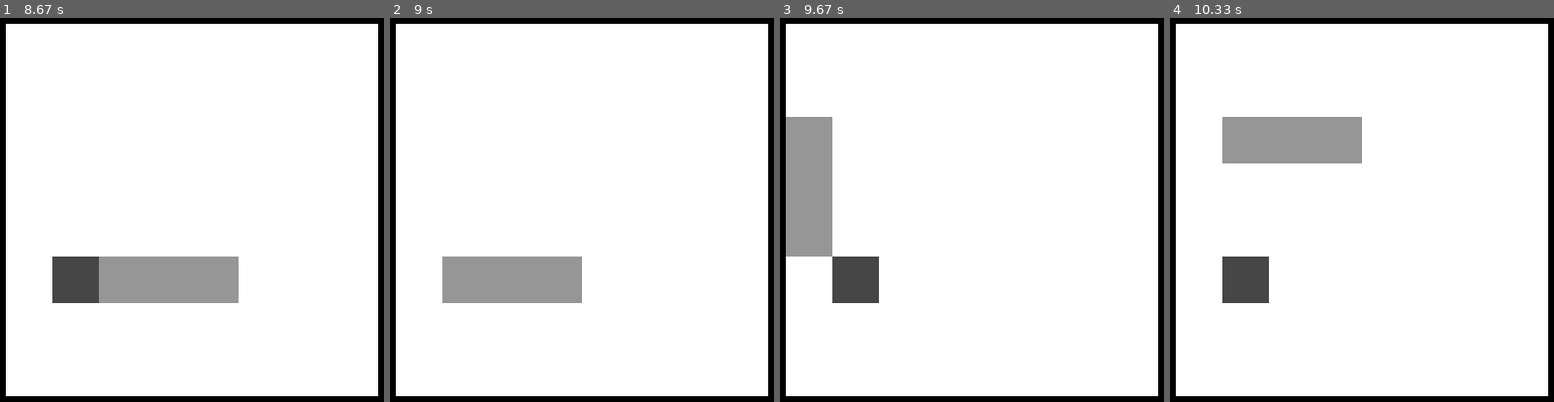
Above: before the commit, frames 1-4 (left to right).
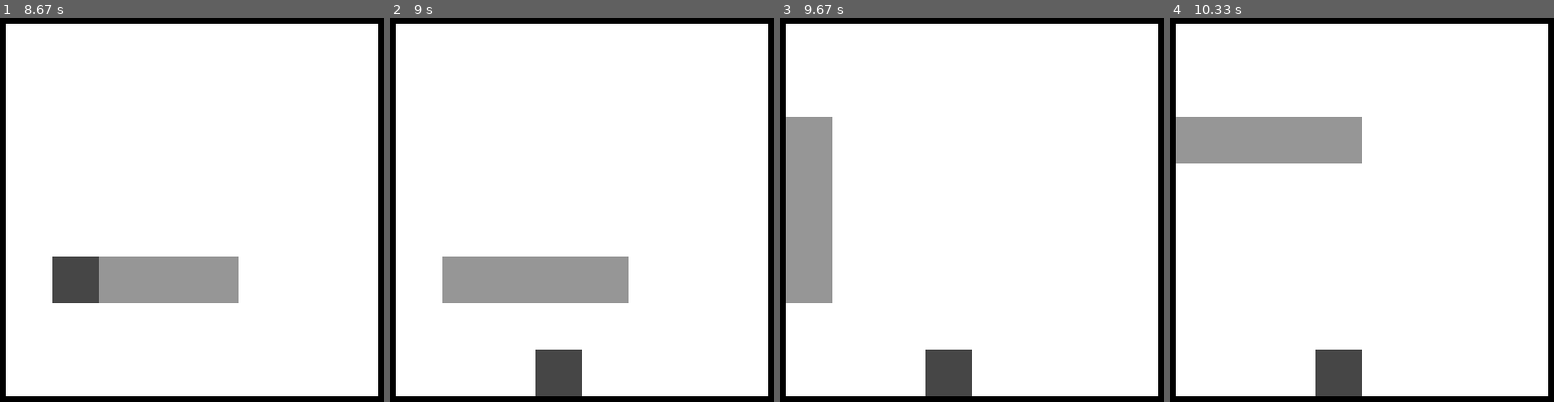
Above: after the commit, the same moments.

Repository: DonatasTamosauskas/Python_Snake
Game: pygame game, started from testing.py
Same seed, same stepped clock (60 frames per second), same inputs: the game is played once before the commit and once after it.
Inputs:
- Up to frame 1 (8.67 s): hold W 0.33-0.8 s; hold D 0.83-1.47 s; hold S 1.5-2.02 s; hold A 2.05-2.6 s; hold D 2.63-3.18 s; hold W 3.22-3.77 s; hold D 3.8-4.35 s; hold A 4.38-4.93 s; hold S 4.97-5.52 s; hold A 5.55-6.1 s; hold W 6.13-6.68 s; hold D 6.72-7.35 s; hold S 7.38-7.93 s; hold A 7.97-8.52 s; hold D from 8.55 s (still down)
- Up to frame 2 (9 s): keep holding D
- Up to frame 3 (9.67 s): release D at 9.1 s; hold W from 9.13 s (still down)
- Up to frame 4 (10.33 s): release W at 9.68 s; hold D 9.72-10.27 s; hold A from 10.3 s (still down)

Frame 1 is identical in both runs. In frame 2, 2.9% of the frame differs, in the area x 37-63%, y 62-99%; in frame 3, 4.4%, in the area x 1-50%, y 62-99%; in frame 4, 4.4%.

Commit message:
Implemented snake growing functionality.

Diff:
--- a/game_engine/snake_game_numpy.py
+++ b/game_engine/snake_game_numpy.py
@@ -5,7 +5,8 @@
 
 class SnakeGameNumpy(BaseGame):
 
-    def __init__(self, x, y, init_snake_length=3, snake_number=0.7, food_number=0.4, border_number=1):
+    def __init__(self, x, y, init_snake_length=3, snake_number=0.7, food_number=0.4, border_number=1,
+                 score_increment=5):
         BaseGame.__init__(self)
 
         self.x = x
@@ -14,6 +15,7 @@
         self.border_number = border_number
         self.snake_number = snake_number
         self.food_number = food_number
+        self.score_increment = score_increment
 
         self.nb_actions = 5
         self.score = 0
@@ -26,8 +28,8 @@
 
     def get_frame(self):
         """Method return array of how the current game board looks."""
-        frame = self.__add_food_to_frame(self.frame, self.food, self.food_number)
-        return self.__add_snake_to_frame(frame, self.snake, self.snake_number)
+        frame = self.__add_snake_to_frame(self.frame, self.snake, self.snake_number)
+        return self.__add_food_to_frame(frame, self.food, self.food_number)
 
     def get_score(self):
         """Method returns the current score of the game."""
@@ -39,11 +41,15 @@
                              2 4 0
                                1
         """
-        if not SnakeGameNumpy.__move_changes_direction(self.last_move, move):
-            self.snake = self.__move_snake(self.snake, self.last_move)
+        if self.__move_changes_direction(self.last_move, move):
+            self.snake = self.__move_and_grow_snake_when_needed(self.snake, self.food, move)
+            self.last_move = move
         else:
-            self.snake = self.__move_snake(self.snake, move)
-            self.last_move = move
+            self.snake = self.__move_and_grow_snake_when_needed(self.snake, self.food, self.last_move)
+
+        if self.__snake_is_on_food(self.snake, self.food):
+            self.food = self.__spawn_food(self.x, self.y)
+            self.score += self.score_increment
 
     def is_over(self):
         """Method returns boolean whether game is currently lost."""
@@ -58,6 +64,8 @@
         """Method ends the current game and starts a new one."""
         self.score = 0
         self.game_is_over = False
+        self.snake = self.__create_snake(self.x, self.y, self.init_snake_length)
+        self.food = self.__spawn_food(self.x, self.y)
 
     @staticmethod
     def __create_game_field(x, y, border_number):
@@ -101,7 +109,17 @@
         return True
 
     @staticmethod
-    def __move_snake(snake, move):
+    def __move_snake(snake, move, grow=False, snake_head=None):
+        if snake_head is None:
+            snake_head = SnakeGameNumpy.__get_snake_head_after_move(snake, move)
+
+        if not grow:
+            return np.concatenate((np.atleast_2d(snake_head), snake[0:-1, :]))
+        else:
+            return np.concatenate((np.atleast_2d(snake_head), snake))
+
+    @staticmethod
+    def __get_snake_head_after_move(snake, move):
         if move == 0:
             snake_head = [snake[0, 0] + 1, snake[0, 1]]
         elif move == 1:
@@ -112,8 +130,20 @@
             snake_head = [snake[0, 0], snake[0, 1] - 1]
         else:
             raise Exception("Move argument must be between 0 and 3, was {}".format(move))
+        return np.array(snake_head)
 
-        return np.concatenate((np.atleast_2d(snake_head), snake[0:-1, :]))
+    @staticmethod
+    def __move_and_grow_snake_when_needed(snake, food, move):
+        snake_head_after_move = SnakeGameNumpy.__get_snake_head_after_move(snake, move)
+
+        if np.array_equal(snake_head_after_move, food):
+            return SnakeGameNumpy.__move_snake(snake, move, grow=True, snake_head=snake_head_after_move)
+        else:
+            return SnakeGameNumpy.__move_snake(snake, move, grow=False, snake_head=snake_head_after_move)
+
+    @staticmethod
+    def __snake_is_on_food(snake, food):
+        return np.array_equal(snake[0, :], food)
 
     @staticmethod
     def __snake_has_died(snake, x, y):
